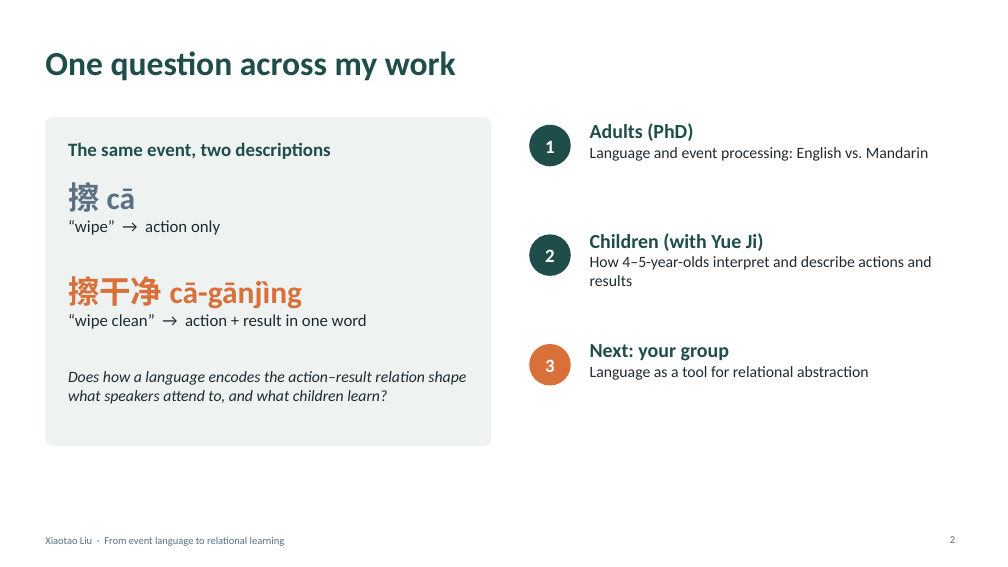
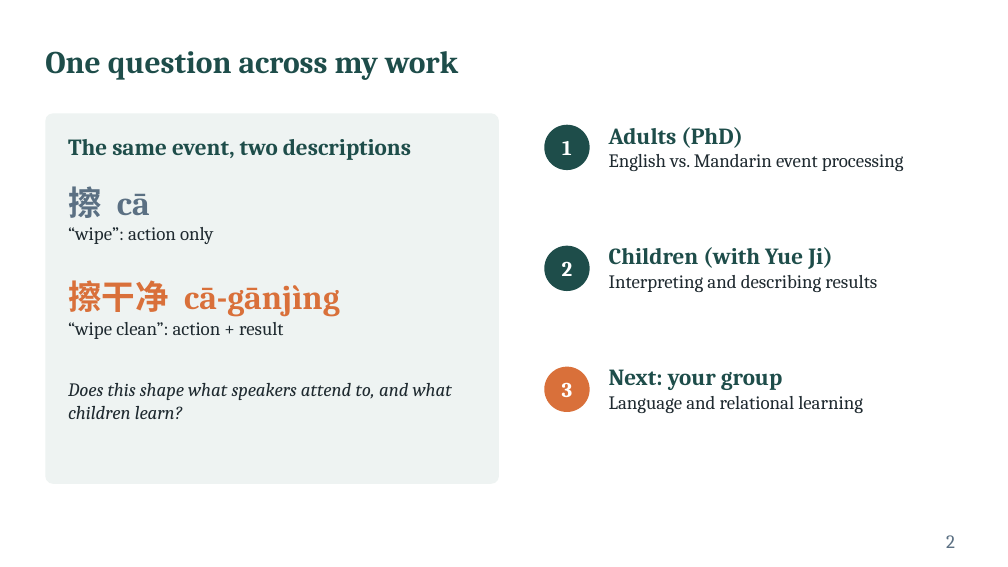
Before and after one commit to xtaoliu/claude, a slide deck: slide 2 of Liu_postdoc_interview_talk.pptx. Drawn at 1008x567 pixels with LibreOffice and Linux fonts; fonts in the diff are those of the drawing. Boxes give left, top, right and bottom in pixels: in the first picture for what was removed or moved away, otherwise in the second. Text is boxed around its words. In the diff, an @@ line names an element or a change of style, - is before the commit and + after.

```diff
--- a/Liu_postdoc_interview_talk.pptx
+++ b/Liu_postdoc_interview_talk.pptx
@@ title "One question across my work" at (45,51,458,80): size 32 to 30 pt, font Calibri to Cambria @@
@@ rounded rectangle: place and size @@
-rounded rectangle at (45,117,492,446)
+rounded rectangle at (45,113,499,484)
@@ rounded rectangle at (45,113,499,484): proportions changed @@
@@ text "The same event, two descriptions" at (68,139,411,160): size 18 to 22 pt, font Calibri to Cambria; vertical alignment middle to top @@
@@ text "1": place and size @@
-text "1" at (545,140,555,153)
+text "1" at (562,141,572,155)
@@ ellipse: place and size @@
-ellipse at (529,125,571,166)
+ellipse at (544,125,590,170)
@@ text at (609,127,743,148): size 19 to 22 pt, font Calibri to Cambria in "Adults (PhD)" @@
@@ text "Adults (PhD)": place and size @@
-text "Adults (PhD)" at (590,123,928,161)
+text "Adults (PhD)" at (609,127,904,171)
@@ text at (609,154,904,171): text changed; size 15 to 18 pt; font Calibri to Cambria @@
-Language and event processing: English vs. Mandarin
+English vs. Mandarin event processing
@@ text at (68,186,150,218): size 30 to 32 pt, font Calibri to Cambria in "擦 cā" @@
@@ text at (68,227,213,244): text changed; size 16 to 18 pt; font Calibri to Cambria @@
-“wipe” → action only
+“wipe”: action only
@@ text "2": place and size @@
-text "2" at (545,249,555,262)
+text "2" at (562,261,573,276)
@@ ellipse: place and size @@
-ellipse at (529,234,571,276)
+ellipse at (544,246,590,291)
@@ text at (609,247,832,269): size 19 to 22 pt, font Calibri to Cambria in "Children (with Yue Ji)" @@
@@ text "Children (with Yue Ji)": place and size @@
-text "Children (with Yue Ji)" at (590,233,932,286)
+text "Children (with Yue Ji)" at (609,247,877,292)
@@ text at (68,280,340,317): size 30 to 32 pt, font Calibri to Cambria in "擦干净 cā-gānjìng" @@
@@ text at (609,275,877,292): text changed; size 15 to 18 pt; font Calibri to Cambria @@
-How 4–5-year-olds interpret and describe actions and results
+Interpreting and describing results
@@ text at (68,322,284,339): text changed; size 16 to 18 pt; font Calibri to Cambria @@
-“wipe clean” → action + result in one word
+“wipe clean”: action + result
@@ text at (68,383,452,419): text changed; size 15 to 18 pt; font Calibri to Cambria @@
-Does how a language encodes the action–result relation shape what speakers attend to, and what children learn?
+Does this shape what speakers attend to, and what children learn?
@@ size 18 to 20 pt, font Calibri to Cambria in 3 elements at (562,141,572,155), (562,261,573,276), (562,382,573,397) @@
@@ text "3": place and size @@
-text "3" at (545,359,555,372)
+text "3" at (562,382,573,397)
@@ ellipse: place and size @@
-ellipse at (529,344,571,386)
+ellipse at (544,367,590,412)
@@ text at (609,369,782,390): size 19 to 22 pt, font Calibri to Cambria in "Next: your group" @@
@@ text "Next: your group": place and size @@
-text "Next: your group" at (590,344,869,380)
+text "Next: your group" at (609,369,863,413)
@@ text at (609,396,863,413): text changed; size 15 to 18 pt; font Calibri to Cambria @@
-Language as a tool for relational abstraction
+Language and relational learning
@@ text removed at (45,537,285,546) @@
-Xiaotao Liu · From event language to relational learning
@@ page number at (946,535,955,548): size 10 to 18 pt, font Calibri to Cambria @@
```
Also in this commit, not shown: 11 other slides changed.
